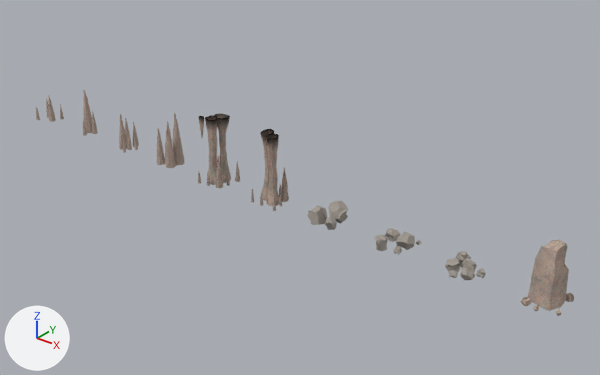
The Blender file mould-men/Assets/Cave Tileset/cave_objects.blend: old version first, new version second.
One viewpoint serves both versions: a 50 mm lens placed at (46.9, -31.2, 20.8), pointed at (20.9, 1.4, 0.5). Lighting does not change. The marker at lower left points along +X, +Y and +Z. The picture after the commit comes second.

The first picture shows 'rubble1', 'rubble2', 'rubble3', 'rubble4', 'stala_pillar1', 'stala_pillar2', 'stalag1', 'stalag2', 'stalag4' and 1 more.
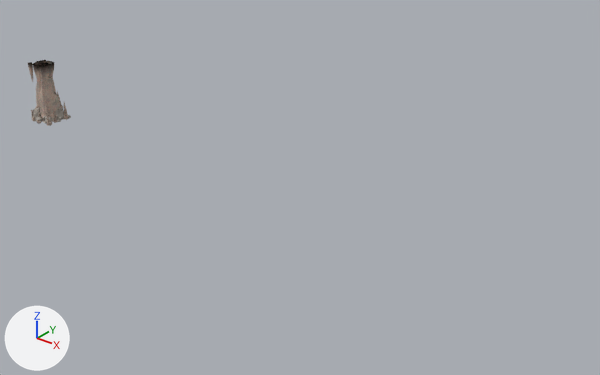
Where the newer file only moved an object's origin or applied its transform, the numbers keep the older frame.

Pixel boxes [x1, y1, x2, y2] of what changed, in the pictures (600 x 375 px):
'rubble4', moved: before [521, 240, 574, 316]; after [32, 77, 68, 126]
'stala_pillar1', moved: before [198, 114, 240, 188]; after [28, 61, 68, 124]
'stala_pillar2', moved: before [251, 129, 289, 211]; after [33, 60, 62, 126]
'stalag4', moved: before [157, 113, 185, 168]; after [36, 76, 57, 108]
'rubble1', moved: before [307, 200, 348, 230]; after [33, 106, 63, 122]
'rubble3', moved: before [445, 251, 486, 280]; after [36, 115, 62, 122]
'rubble2', moved: before [374, 227, 421, 255]; after [34, 111, 71, 123]
'stalag2', moved (not visible afterwards): before [119, 114, 139, 152]
'stalag1', moved (not visible afterwards): before [83, 90, 98, 135]

The change, as a diff of the scene's bpy script:
```diff
--- a/mould-men/Assets/Cave Tileset/cave_objects.blend.py
+++ b/mould-men/Assets/Cave Tileset/cave_objects.blend.py
@@ me_tube @@
 # used by ob_stala_pillar2; location = (20.0, 0.0, 0.0); rotation_euler = (0.0, 0.0, 2.443), in degrees (0, 0, 140)
-me_tube.from_pydata(...)  # 2568 vertices, 2560 faces; spans x -1.23..1.21, y -0.94..1.15, z -0.01..4.01
+me_tube.from_pydata(...)  # 2568 vertices, 2560 faces; spans x 14.09..16.53, y 11.91..14.0, z -0.01..4.01
+# me_tube part 1: the whole mesh is moved by (15.32, 12.86, 0.0)
 me_tube.materials.append(mat_cavefade)
@@ me_sphere_001 @@
 # used by ob_rubble3; location = (31.9, 0.0, -0.02); scale = (1.08, 1.08, 1.08)
-me_sphere_001.from_pydata(...)  # 188 vertices, 256 faces; spans x -0.75..1.01, y -0.94..1.0, z -0.15..0.7
+me_sphere_001.from_pydata(...)  # 188 vertices, 256 faces; spans x -30.24..-28.47, y -0.94..1.0, z -0.13..0.72
+# me_sphere_001 part 2: the whole mesh is moved by (-29.49, 0.0, 0.02)
 me_sphere_001.materials.append(mat_cave)
@@ me_cube @@
 # used by ob_rubble4; location = (35.93, 0.09, 0.0); rotation_euler = (0.0, 0.0, 1.396), in degrees (0, 0, 80)
-me_cube.from_pydata(...)  # 202 vertices, 192 faces; spans x -1.12..1.02, y -1.13..0.61, z -0.05..3.09
+me_cube.from_pydata(...)  # 202 vertices, 192 faces; spans x -7.45..-5.31, y 34.24..35.98, z -0.05..3.09
+# me_cube part 3: the whole mesh is moved by (-6.33, 35.37, 0.0)
 me_cube.materials.append(mat_cave)
@@ me_sphere_002 @@
 # used by ob_rubble2; location = (28.0, 0.0, 0.0); scale = (1.06, 1.06, 1.06)
-me_sphere_002.from_pydata(...)  # 214 vertices, 280 faces; spans x -0.92..0.97, y -0.94..0.98, z -0.05..0.67
+me_sphere_002.from_pydata(...)  # 214 vertices, 280 faces; spans x -27.44..-25.55, y -0.94..0.98, z -0.05..0.67
+# me_sphere_002 part 4: the whole mesh is moved by (-26.52, 0.0, 0.0)
 me_sphere_002.materials.append(mat_cave)
@@ me_sphere @@
 # used by ob_rubble1; location = (24.0, 0.0, 0.0); scale = (1.08, 1.08, 1.08)
-me_sphere.from_pydata(...)  # 94 vertices, 128 faces; spans x -0.85..0.76, y -0.8..0.81, z -0.04..1.06
+me_sphere.from_pydata(...)  # 94 vertices, 128 faces; spans x -23.06..-21.45, y -0.8..0.81, z -0.04..1.06
+# me_sphere part 5: the whole mesh is moved by (-22.21, 0.0, 0.0)
 me_sphere.materials.append(mat_cave)
@@ me_tube_002 @@
 # used by ob_stala_pillar1; location = (16.0, 0.0, 0.0); rotation_euler = (0.0, 0.0, 0.873), in degrees (0, 0, 50)
-me_tube_002.from_pydata(...)  # 2568 vertices, 2560 faces; spans x -1.23..1.21, y -0.94..1.15, z -0.01..4.01
+me_tube_002.from_pydata(...)  # 2568 vertices, 2560 faces; spans x -11.52..-9.08, y 11.31..13.4, z -0.01..4.01
+# me_tube_002 part 6: the whole mesh is moved by (-10.28, 12.26, 0.0)
 me_tube_002.materials.append(mat_cavefade)
@@ me_plane_021 @@
 # used by ob_stalag4; location = (12.0, 0.0, 0.0); rotation_euler = (0.0, 0.0, 1.571), in degrees (0, 0, 90); scale = (0.72, 0.72, 0.72)
-me_plane_021.from_pydata(...)  # 555 vertices, 576 faces; spans x -0.85..0.98, y -0.9..1.09, z 0.0..4.57
+me_plane_021.from_pydata(...)  # 555 vertices, 576 faces; spans x -0.85..0.98, y 15.77..17.75, z 0.0..4.57
+# me_plane_021 part 7: the whole mesh is moved by (0.0, 16.67, 0.0)
 me_plane_021.materials.append(mat_cave)
@@ me_plane_018 @@
 # used by ob_stalag2; location = (8.0, 0.0, 0.0); rotation_euler = (0.0, 0.0, 1.571), in degrees (0, 0, 90); scale = (0.8, 0.8, 0.8)
-me_plane_018.from_pydata(...)  # 1110 vertices, 1152 faces; spans x -0.84..0.9, y -0.92..0.84, z -0.02..2.96
+me_plane_018.from_pydata(...)  # 1110 vertices, 1152 faces; spans x -0.84..0.9, y 9.08..10.84, z -0.02..2.96
+# me_plane_018 part 8: the whole mesh is moved by (0.0, 10.0, 0.0)
 me_plane_018.materials.append(mat_cave)
@@ me_plane_017 @@
 # used by ob_stalag1; location = (4.0, 0.0, 0.0); rotation_euler = (0.0, 0.0, 1.571), in degrees (0, 0, 90); scale = (0.72, 0.72, 0.72)
-me_plane_017.from_pydata(...)  # 555 vertices, 576 faces; spans x -0.6..0.76, y -0.88..0.53, z -0.02..4.15
+me_plane_017.from_pydata(...)  # 555 vertices, 576 faces; spans x -0.6..0.76, y 4.68..6.09, z -0.02..4.15
+# me_plane_017 part 9: the whole mesh is moved by (0.0, 5.56, 0.0)
 me_plane_017.materials.append(mat_cave)
```
